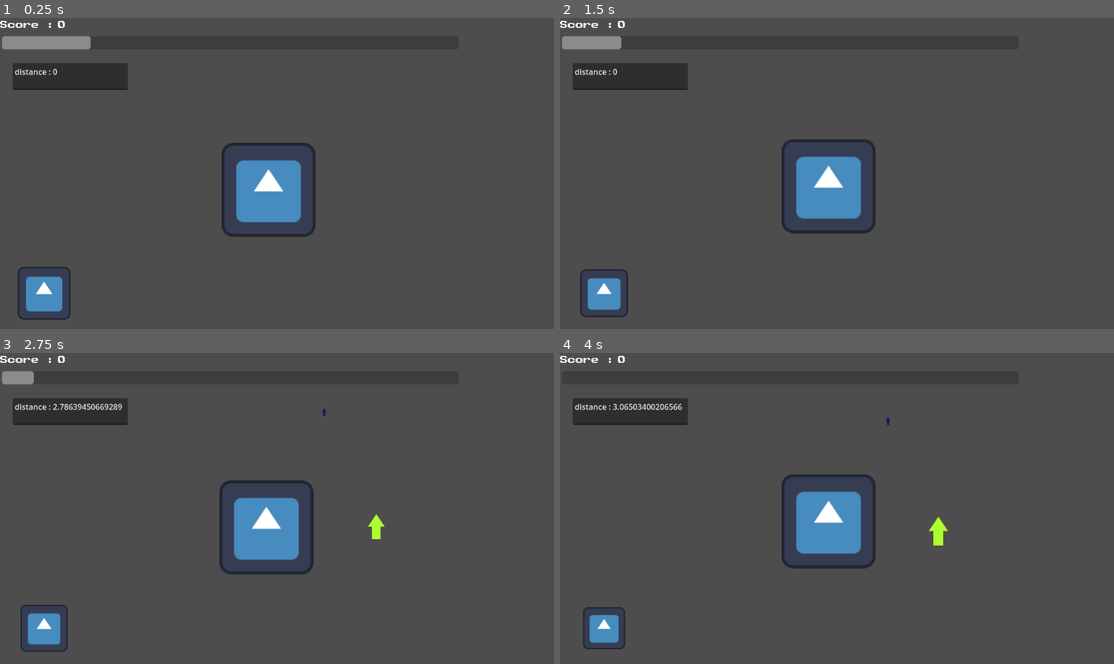
Above: before the commit, frames 1-4 (two rows, left to right).
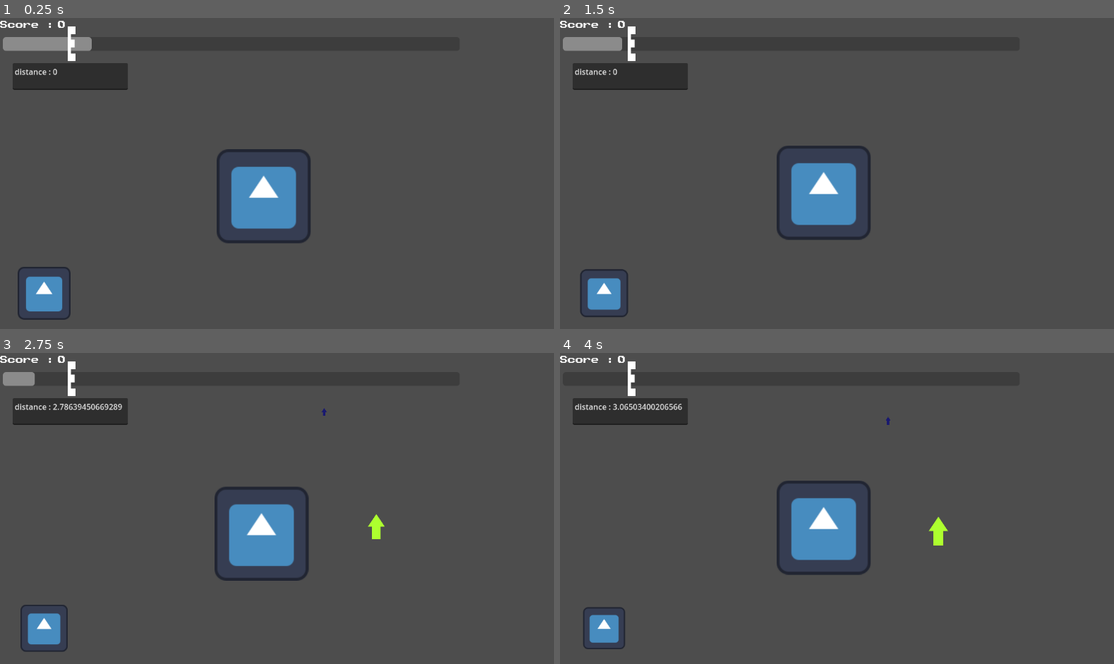
Above: after the commit, the same moments.

Repository: Mastoast/AntiCapitalism
Game: Godot game, scene res://scenes/capitalist_level.tscn
Two runs of this game, one before a commit and one after it. Both use one fixed random seed, a clock stepped at 60 frames per second and the inputs below. The engine's default icon, where the game draws it, is replaced by a stand-in: a white triangle on a blue panel in a dark square. Sound files missing from this copy of the repository are replaced by a short silence.
Inputs:
- Up to frame 1 (0.25 s): no input
- Up to frame 2 (1.5 s): tap Enter (ui_accept) at 0.5, 0.77 s; hold D (input_right) 0.53-1.28 s; tap E (input_action) at 0.6 s; hold Down (input_down) from 1.28 s (still down); tap Space (input_begin) at 1.35 s
- Up to frame 3 (2.75 s): tap Enter (ui_accept) at 1.52 s; release Down (input_down) at 2.03 s; hold D (input_right) from 2.03 s (still down); tap E (input_action) at 2.1 s
- Up to frame 4 (4 s): release D (input_right) at 2.78 s; hold Up (input_up) 2.78-3.53 s; tap Space (input_begin) at 2.85 s; tap Enter (ui_accept) at 3.02, 3.77 s; hold Left (input_left) from 3.53 s (still down); tap E (input_action) at 3.6 s

The runs differ from the first frame. In frame 1, 2.6% of the frame differs, in the area x 0-57%, y 2-73%; in frame 2, 2.6%; in frame 3, 2.5%; in frame 4, 2.5%.

Commit message:
Add Threshold + export score

Diff:
--- a/objects/truck.tscn
+++ b/objects/truck.tscn
@@ -88,7 +88,6 @@
 }
 
 [node name="truck" type="Node2D"]
-position = Vector2(548, 351)
 scale = Vector2(1.5, 1.5)
 script = ExtResource("1_6ciq4")
 
--- a/scenes/capitalist_level.tscn
+++ b/scenes/capitalist_level.tscn
@@ -1,10 +1,11 @@
-[gd_scene load_steps=6 format=3 uid="uid://cnp4dmlfkp0m6"]
+[gd_scene load_steps=7 format=3 uid="uid://cnp4dmlfkp0m6"]
 
 [ext_resource type="Script" path="res://scripts/capitalist_level.gd" id="1_2kj73"]
 [ext_resource type="Theme" uid="uid://ced1k3bls70p" path="res://themes/arcade_theme.tres" id="2_0yje6"]
 [ext_resource type="PackedScene" uid="uid://bj4ndq5wr0mvi" path="res://scenes/pattern_player.tscn" id="3_1evdy"]
 [ext_resource type="PackedScene" uid="uid://hj1g0iynj4o4" path="res://objects/truck.tscn" id="3_dewsc"]
 [ext_resource type="PackedScene" uid="uid://cacrapbtcy27r" path="res://objects/rythm_visual_helper.tscn" id="4_42vja"]
+[ext_resource type="Texture2D" uid="uid://bak408the4f8c" path="res://sprites/e_action.png" id="6_8e6tc"]
 
 [node name="capitalist_level" type="Node2D"]
 script = ExtResource("1_2kj73")
@@ -20,10 +21,10 @@
 
 [node name="ComboBar" type="ProgressBar" parent="UI"]
 layout_mode = 0
-offset_left = 4.0
-offset_top = 37.0
-offset_right = 936.0
-offset_bottom = 64.0
+offset_left = 6.0
+offset_top = 39.0
+offset_right = 938.0
+offset_bottom = 67.0
 allow_greater = true
 show_percentage = false
 
@@ -63,6 +64,7 @@
 offset_bottom = 147.0
 
 [node name="truck" parent="." instance=ExtResource("3_dewsc")]
+position = Vector2(538, 364)
 
 [node name="TrashSpawn" type="Marker2D" parent="."]
 position = Vector2(556, -112)
@@ -77,3 +79,13 @@
 position = Vector2(90, 562)
 
 [node name="PatternPlayer" parent="." instance=ExtResource("3_1evdy")]
+
+[node name="comb_threshold" type="Sprite2D" parent="."]
+position = Vector2(-138, 261)
+scale = Vector2(0.13, 0.38)
+texture = ExtResource("6_8e6tc")
+
+[node name="SurvivalTimer" type="Timer" parent="."]
+one_shot = true
+
+[connection signal="timeout" from="SurvivalTimer" to="." method="_on_survival_timer_timeout"]
--- a/scripts/capitalist_level.gd
+++ b/scripts/capitalist_level.gd
@@ -5,8 +5,17 @@
 @export var trash_pickup_distance = 1.0
 @export var music_pitch = 1.0
 
+@export_category("Combo")
+@export var combo_bar_decrease_speed = 5.0
+@export var threshold_survival_time = 5.0
+@export var combo_point_qte_success = 10.0
+@export var combo_point_pattern_success = 20.0
+@export var combo_point_qte_failure = -5.0
+@export var combo_point_trash_missed = -3.0
+
+
 @export_category("Scoring")
-@export var combo_bar_decrease_speed = 5.0
+
 
 var trash_can = load("res://objects/trash_can.tscn")
 
@@ -25,6 +34,8 @@
 var max_trash_distance = 20.0
 var min_trash_distance = -3.0
 var trash_cans = []
+
+var combo_threshold = 15.0
 var level1 = [
 	{"distance": 5.0, "sprite": Color.GREEN_YELLOW, "pattern": Pattern.pattern1},
 	{"distance": 10.0, "sprite": Color.MIDNIGHT_BLUE, "pattern": Pattern.pattern2},
@@ -42,6 +53,8 @@
 	StaticMusic.new_beat.connect(_on_new_beat)
 	$truck.started.connect(_on_truck_start)
 	load_level(level1)
+	$SurvivalTimer.wait_time = threshold_survival_time
+	setup_combo_threshold()
 	pattern_player = $PatternPlayer
 	$truck.start()
 	pattern_player.pattern_succeeded.connect(_on_pattern_success)
@@ -89,6 +102,11 @@
 		trash_cans.append(trash)
 		add_child(trash)
 
+func setup_combo_threshold():
+	var combo_y_position = $UI/ComboBar.get_global_rect().position.y + $UI/ComboBar.get_global_rect().size.y/2
+	var threshold_x_position = $UI/ComboBar.get_global_rect().position.x + $UI/ComboBar.get_global_rect().size.x * combo_threshold / combo_max_value
+	$comb_threshold.position = Vector2(threshold_x_position, combo_y_position)
+
 func update_trash_cans():
 	var pickable = false
 	for trash in trash_cans:
@@ -124,13 +142,18 @@
 			starting_pattern = false
 
 func add_combo(value):
-	combo = clampf(combo + value, combo_min_value, combo_max_value)
+	var new_combo = clampf(combo + value, combo_min_value, combo_max_value)
+	if new_combo < combo_threshold and combo >= combo_threshold:
+		$SurvivalTimer.start()
+	if new_combo >= combo_threshold and combo < combo_threshold:
+		$SurvivalTimer.stop()
+	combo = new_combo
 
 func _on_pattern_success():
 	pickable_trash.is_empty = true
 	pickable_trash = null
 	score += 50
-	add_combo(25)
+	add_combo(combo_point_pattern_success)
 	in_pattern = false
 	$truck.start()
 
@@ -139,15 +162,18 @@
 	pickable_trash = null
 	in_pattern = false
 	$truck.start()
-	add_combo(-5)
+	add_combo(combo_point_qte_failure)
 
 func _on_qte_success(precision:float):
 	score += 10 * (1.0 - precision)
-	add_combo(10 * (1.0 - precision))
+	add_combo(combo_point_qte_success * (1.0 - precision))
 
 func _on_missed_trash():
 	pickable_trash = false
-	add_combo(-3)
+	add_combo(combo_point_trash_missed)
 
 func _on_truck_start():
 	is_truck_moving = true
+
+func _on_survival_timer_timeout():
+	print("GAME OVER")
--- a/scripts/qte.gd
+++ b/scripts/qte.gd
@@ -5,7 +5,7 @@
 @export var arc_width := 10
 @export var arc_color := Color.RED
 @export var arc_valid_color := Color.GREEN
-@export var max_input_delay := 0.15
+@export var max_input_delay := 0.3
 
 signal qte_succeed
 signal qte_failed
@@ -42,7 +42,7 @@
 	current_arc_color = arc_color
 
 func _process(delta):
-	if counter > timer + max_input_delay:
+	if counter > timer + StaticMusic.beat_length * max_input_delay:
 		self.fail()
 	counter = StaticMusic.get_player_total_position() - creation_time
 	if is_input_valid():
@@ -63,7 +63,7 @@
 #		angle, point_count, arc_color, arc_width, false)
 
 func is_input_valid():
-	return absf(timer - counter) < max_input_delay
+	return absf(timer - counter) < StaticMusic.beat_length * max_input_delay
 
 func try_input(event):
 	if event.is_action_pressed(expected_action) and is_input_valid():
